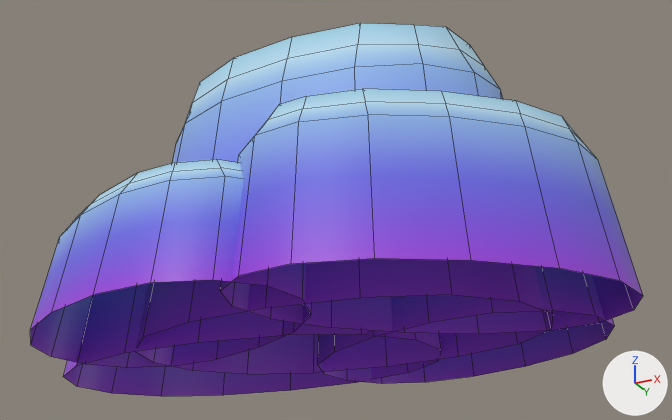
Two versions of the FBX model Assets/Art/Environment/Rocks/Rocks_2.fbx, one commit apart.
The view is the same before and after, from a 50 mm lens placed at (0.619, -1.23, -0.342), pointed at (-0.007, 0.022, 0.221). The lights are fixed; the arrows at lower right show +X, +Y and +Z. Mesh edges are drawn as thin lines. Where no turn or scale is listed for an object, it has been applied to the vertices.

The scene before the commit, as lines of its bpy script (objects in view):
```python
me_cube_183 = bpy.data.meshes.new('Cube.183')
me_cube_183.from_pydata(...)  # 325 vertices, 300 faces; spans x -0.549..0.458, y -0.359..0.352, z -0.009..0.478
me_cube_183.materials.append(mat_material)  # picture img_environment_tx_psd
ob_rocks_2 = bpy.data.objects.new('Rocks_2', me_cube_183)
ob_rocks_2.location = (0.0, 0.0, 0.0)
```
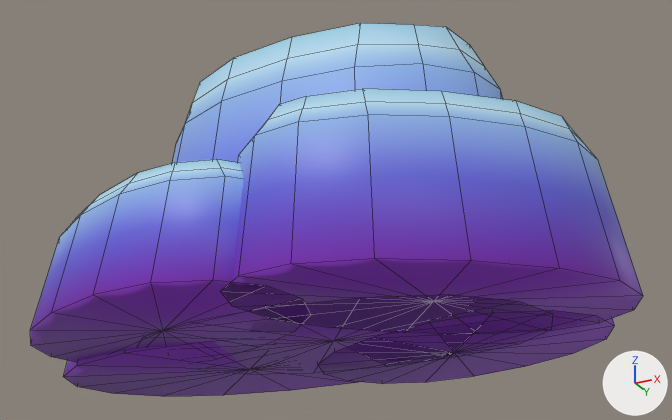
Where the change shows, as pixel boxes (x1, y1, x2, y2) in the pictures (672 x 420 px):
part 1 of me_cube_183, added (purple): after (30, 258, 643, 396)

Edits to the bpy script that builds the scene:
```text
Change me_cube_183:
    used by ob_rocks_2; location = (0.0, 0.0, 0.0)
    remove me_cube_183.from_pydata(...)  # 325 vertices, 300 faces; spans x -0.549..0.458, y -0.359..0.352, z -0.009..0.478
    add me_cube_183.from_pydata(...)  # 330 vertices, 380 faces; spans x -0.549..0.458, y -0.359..0.352, z -0.009..0.478
    me_cube_183 part 1
    5 vertices are added at (0.0, 0.0, 0.0), (-0.217, 0.114, 0.0), (0.211, -0.13, 0.0), (-0.195, -0.162, 0.0), (0.136, 0.155, 0.0)
    80 new faces join them
```
